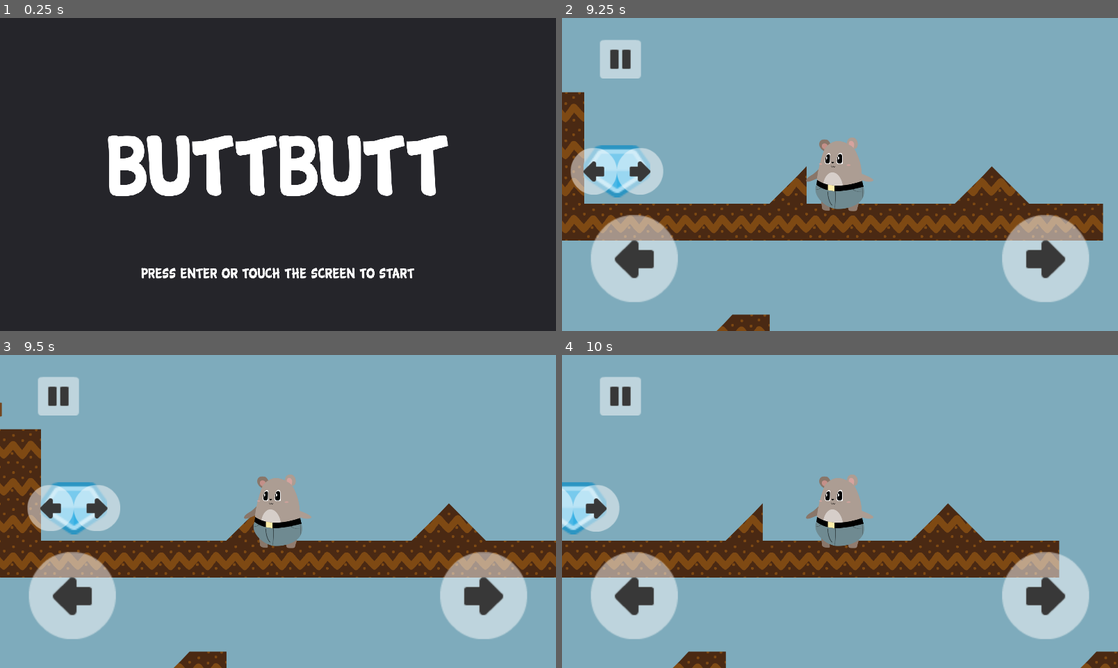
Above: before the commit, frames 1-4 (two rows, left to right).
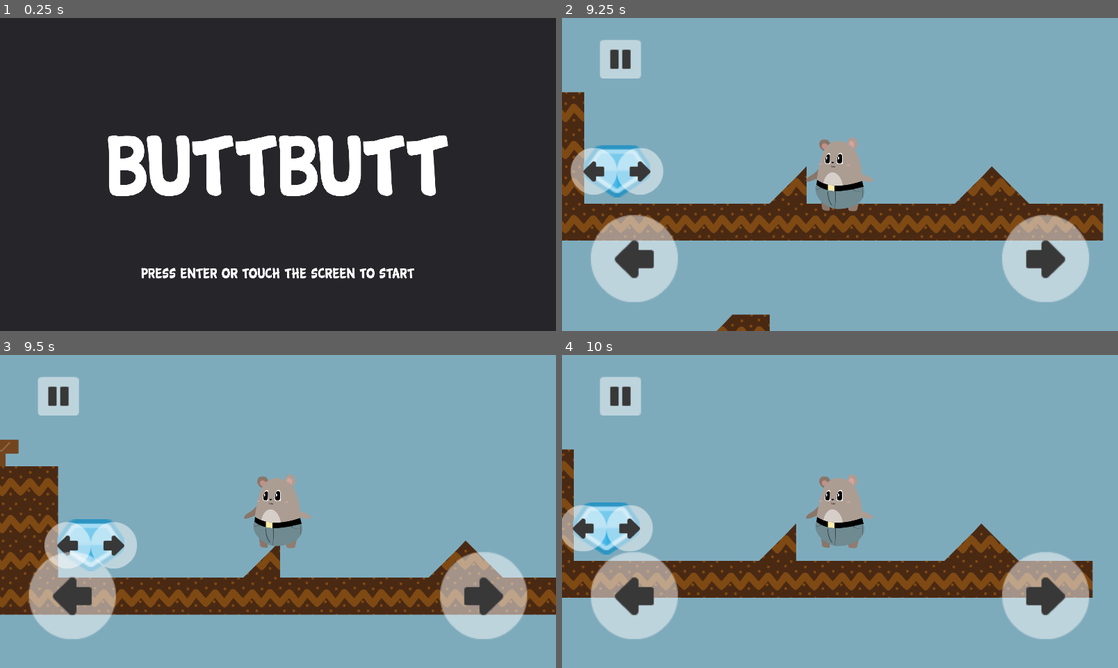
Above: after the commit, the same moments.

Repository: arnaudcoj/buttbutt_adventures
Game: Godot game, scene res://Main/scenes/Main.tscn
Two runs of this game, one before a commit and one after it. Both use one fixed random seed, a clock stepped at 60 frames per second and the inputs below.
Inputs (mouse positions are in pixels of both pictures, inside the frame that each line leads up to):
- Up to frame 1 (0.25 s): no input
- Up to frame 2 (9.25 s): tap Enter (ui_accept) at 0.5, 0.77, 1.52, 3.02, 3.77, 4.25, 4.52, 6.02, 6.77, 7.52, 8, 9.02 s; move the mouse to (812, 237) at 0.52 s; hold Right (right_action) 0.53-2.03 s; click (812, 237) at 0.67 s; move the mouse to (1006, 221) at 1.27 s; move the mouse to (673, 127) at 2.02 s; hold Left (left_action) 2.03-4.28 s; move the mouse to (867, 174) at 2.77 s; click (867, 174) at 2.92 s; move the mouse to (756, 96) at 3.52 s; move the mouse to (962, 158) at 4.27 s; hold Right (right_action) 4.28-8.03 s; move the mouse to (728, 190) at 5.02 s; click (728, 190) at 5.17 s; move the mouse to (895, 105) at 5.77 s; move the mouse to (812, 237) at 6.52 s; move the mouse to (1006, 221) at 7.27 s; click (1006, 221) at 7.42 s; move the mouse to (673, 127) at 8.02 s; hold Left (left_action) from 8.03 s (still down); move the mouse to (867, 174) at 8.77 s
- Up to frame 3 (9.5 s): keep holding Left (left_action)
- Up to frame 4 (10 s): move the mouse to (756, 433) at 9.52 s; release Left (left_action) at 9.53 s; hold Right (right_action) from 9.53 s (still down); click (756, 433) at 9.67 s; tap Enter (ui_accept) at 9.77 s

Frames 1-2 are identical in both runs. In frame 3, 26% of the frame differs, in the area x 0-100%, y 15-100%; in frame 4, 18%.
Error in both runs: Trying to assign value of type 'Node' to a variable of type 'KinematicBody2D'. (res://Main/scripts/Splash.gd:4)

Commit message:
add simple ledge detection

Diff:
--- a/sources/entities/buttbutt/ButtButt.tscn
+++ b/sources/entities/buttbutt/ButtButt.tscn
@@ -1,14 +1,16 @@
-[gd_scene load_steps=12 format=2]
+[gd_scene load_steps=14 format=2]
 
 [ext_resource path="res://entities/buttbutt/buttbutt.gd" type="Script" id=1]
 [ext_resource path="res://entities/buttbutt/Skeleton.tscn" type="PackedScene" id=2]
 [ext_resource path="res://entities/buttbutt/scripts/ground_raycasters.gd" type="Script" id=3]
-[ext_resource path="res://entities/controlers/HumanControler.tscn" type="PackedScene" id=4]
-[ext_resource path="res://utils/scripts/fsm/PhysicsFSM.gd" type="Script" id=5]
-[ext_resource path="res://entities/buttbutt/fsm/Idle.gd" type="Script" id=6]
-[ext_resource path="res://entities/buttbutt/fsm/Walk.gd" type="Script" id=7]
-[ext_resource path="res://entities/buttbutt/fsm/Jump.gd" type="Script" id=8]
-[ext_resource path="res://entities/buttbutt/fsm/Fall.gd" type="Script" id=9]
+[ext_resource path="res://entities/buttbutt/scripts/ledge_detectors.gd" type="Script" id=4]
+[ext_resource path="res://entities/buttbutt/physics/LedgeDetector.tscn" type="PackedScene" id=5]
+[ext_resource path="res://entities/controlers/HumanControler.tscn" type="PackedScene" id=6]
+[ext_resource path="res://utils/scripts/fsm/PhysicsFSM.gd" type="Script" id=7]
+[ext_resource path="res://entities/buttbutt/fsm/Idle.gd" type="Script" id=8]
+[ext_resource path="res://entities/buttbutt/fsm/Walk.gd" type="Script" id=9]
+[ext_resource path="res://entities/buttbutt/fsm/Jump.gd" type="Script" id=10]
+[ext_resource path="res://entities/buttbutt/fsm/Fall.gd" type="Script" id=11]
 
 [sub_resource type="RectangleShape2D" id=1]
 extents = Vector2( 50, 100 )
@@ -46,6 +48,18 @@
 enabled = true
 cast_to = Vector2( 0, 10 )
 
+[node name="LedgeDetectors" type="Node2D" parent="."]
+script = ExtResource( 4 )
+
+[node name="LeftLedgeDetector" parent="LedgeDetectors" instance=ExtResource( 5 )]
+position = Vector2( -52, -200 )
+
+[node name="RaycastDestination" parent="LedgeDetectors/LeftLedgeDetector" index="1"]
+position = Vector2( 2, 200 )
+
+[node name="RightLedgeDetector" parent="LedgeDetectors" instance=ExtResource( 5 )]
+position = Vector2( 52, -200 )
+
 [node name="InteractionArea" type="Area2D" parent="."]
 position = Vector2( 0, -99.9696 )
 collision_layer = 4
@@ -55,20 +69,22 @@
 self_modulate = Color( 1, 0, 0, 1 )
 shape = SubResource( 3 )
 
-[node name="HumanControler" parent="." instance=ExtResource( 4 )]
+[node name="HumanControler" parent="." instance=ExtResource( 6 )]
 
 [node name="FSM" type="Node" parent="."]
-script = ExtResource( 5 )
+script = ExtResource( 7 )
 
 [node name="Idle" type="Node" parent="FSM"]
-script = ExtResource( 6 )
+script = ExtResource( 8 )
 
 [node name="Walk" type="Node" parent="FSM"]
-script = ExtResource( 7 )
+script = ExtResource( 9 )
 
 [node name="Jump" type="Node" parent="FSM"]
-script = ExtResource( 8 )
+script = ExtResource( 10 )
 
 [node name="Fall" type="Node" parent="FSM"]
-script = ExtResource( 9 )
+script = ExtResource( 11 )
 [connection signal="area_entered" from="InteractionArea" to="." method="_on_area_entered"]
+
+[editable path="LedgeDetectors/LeftLedgeDetector"]
--- a/sources/entities/buttbutt/buttbutt.gd
+++ b/sources/entities/buttbutt/buttbutt.gd
@@ -10,6 +10,7 @@
 onready var controler = get_node(controler_path)
 
 onready var ground_raycasters = $GroundRaycasters
+onready var ledge_detectors = $LedgeDetectors
 
 func _ready():
 	connect("controls", controler, "update_controls")
--- a/sources/entities/buttbutt/fsm/Fall.gd
+++ b/sources/entities/buttbutt/fsm/Fall.gd
@@ -21,6 +21,16 @@
 
 	body.velocity.y += 2000 * delta
 
+	# todo better placement
+	if body.is_on_wall():
+		var ledge_position = null
+		if body.velocity.x < 0:
+			ledge_position = body.ledge_detectors.left_ledge_detector.get_ledge_position()
+		elif body.velocity.x > 0:
+			ledge_position = body.ledge_detectors.right_ledge_detector.get_ledge_position()
+		if ledge_position != null:
+			body.position.y = ledge_position.y - 2
+
 	if body.is_on_wall():
 		body.move_and_slide(body.velocity, Vector2(0, -1), true, 4, 0.85)
 	else:
--- a/sources/entities/buttbutt/fsm/Jump.gd
+++ b/sources/entities/buttbutt/fsm/Jump.gd
@@ -30,6 +30,16 @@
 
 	body.velocity.y += 2000 * delta
 
+	# todo better placement
+	if body.is_on_wall():
+		var ledge_position = null
+		if body.velocity.x < 0:
+			ledge_position = body.ledge_detectors.left_ledge_detector.get_ledge_position()
+		elif body.velocity.x > 0:
+			ledge_position = body.ledge_detectors.right_ledge_detector.get_ledge_position()
+		if ledge_position != null:
+			body.position.y = ledge_position.y - 2
+
 	body.move_and_slide(body.velocity, Vector2(0, -1), true, 4, 0.85)
 
 func enter_state():
--- a/sources/entities/buttbutt/fsm/Walk.gd
+++ b/sources/entities/buttbutt/fsm/Walk.gd
@@ -55,5 +55,15 @@
 		body.velocity.x += 500 * abs(normal.y)
 		body.velocity.y += 500 * normal.x
 
+	# todo better placement
+	if body.is_on_wall():
+		var ledge_position = null
+		if body.velocity.x < 0:
+			ledge_position = body.ledge_detectors.left_ledge_detector.get_ledge_position()
+		elif body.velocity.x > 0:
+			ledge_position = body.ledge_detectors.right_ledge_detector.get_ledge_position()
+		if ledge_position != null:
+			body.position.y = ledge_position.y - 2
+
 	if body.velocity.x != 0:
 		body.move_and_slide_with_snap(body.velocity, Vector2(0, 32), Vector2.UP, true, 4, 0.85)
--- /dev/null
+++ b/sources/entities/buttbutt/physics/LedgeDetector.tscn
@@ -0,0 +1,21 @@
+[gd_scene load_steps=3 format=2]
+
+[ext_resource path="res://entities/buttbutt/scripts/ledge_detector.gd" type="Script" id=1]
+
+[sub_resource type="SegmentShape2D" id=1]
+b = Vector2( 0, 50 )
+
+[node name="LedgeDetector" type="Node2D"]
+script = ExtResource( 1 )
+__meta__ = {
+"_edit_group_": true
+}
+
+[node name="SideArea" type="Area2D" parent="."]
+collision_layer = 8
+
+[node name="CollisionSegment" type="CollisionShape2D" parent="SideArea"]
+shape = SubResource( 1 )
+
+[node name="RaycastDestination" type="Position2D" parent="."]
+position = Vector2( 0, 100 )
--- /dev/null
+++ b/sources/entities/buttbutt/scripts/ledge_detector.gd
@@ -0,0 +1,31 @@
+extends Node2D
+
+class Ray:
+	var origin
+	var destination
+
+	func _init(origin, destination):
+		self.origin = origin
+		self.destination = destination
+
+onready var space_state = get_world_2d().direct_space_state
+onready var side_area = $SideArea
+onready var collision_segment = $SideArea/CollisionSegment
+onready var raycast_destination = $RaycastDestination
+
+func get_ledge_position():
+	var bodies = side_area.get_overlapping_bodies()
+	if bodies.size() == 0:
+		var raycast_hit = raycast()
+		if not raycast_hit.empty():
+			return raycast_hit.position
+
+	return null
+
+func raycast():
+	var ray = get_ray()
+	return space_state.intersect_ray(ray.origin, ray.destination, [], side_area.collision_mask)
+
+func get_ray():
+	var ray = Ray.new(collision_segment.get_global_transform().xform(collision_segment.shape.b), raycast_destination.get_global_position())
+	return ray
--- /dev/null
+++ b/sources/entities/buttbutt/scripts/ledge_detectors.gd
@@ -0,0 +1,4 @@
+extends Node2D
+
+onready var left_ledge_detector = $LeftLedgeDetector
+onready var right_ledge_detector = $RightLedgeDetector
--- a/sources/levels/Level1.tscn
+++ b/sources/levels/Level1.tscn
@@ -19,7 +19,7 @@
 [node name="TileMap" type="TileMap" parent="." index="0"]
 tile_set = ExtResource( 2 )
 cell_size = Vector2( 128, 128 )
-collision_mask = 2
+collision_mask = 11
 format = 1
 tile_data = PoolIntArray( 131071, 6, 0, 196603, 1, 0, 196604, 0, 0, 196605, 0, 0, 196606, 0, 0, 196607, 0, 0, 131072, 0 …(2448 unchanged characters)…
 
